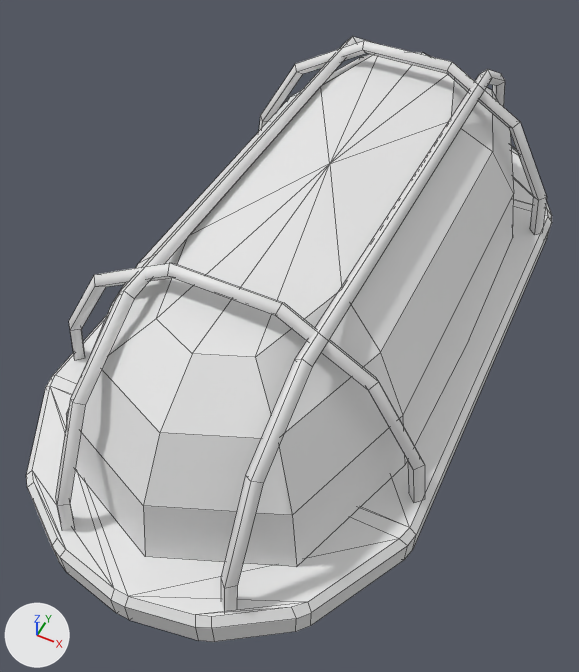
A saved change to the FBX model Assets/Models/Bunker_Light.fbx.
Camera for both pictures: a camera (50 mm lens) standing at (1.24, -2.91, 3.34) and looking at (0.0, -0.44, 0.25). Lighting does not change. The marker at lower left points along +X, +Y and +Z. Mesh edges are drawn as thin lines. Where no turn or scale is listed for an object, it has been applied to the vertices.

The first picture shows 'Base', 'Glass', 'Ring_Long1', 'Ring_Long2', 'Ring_Short1', 'Ring_Short2'.
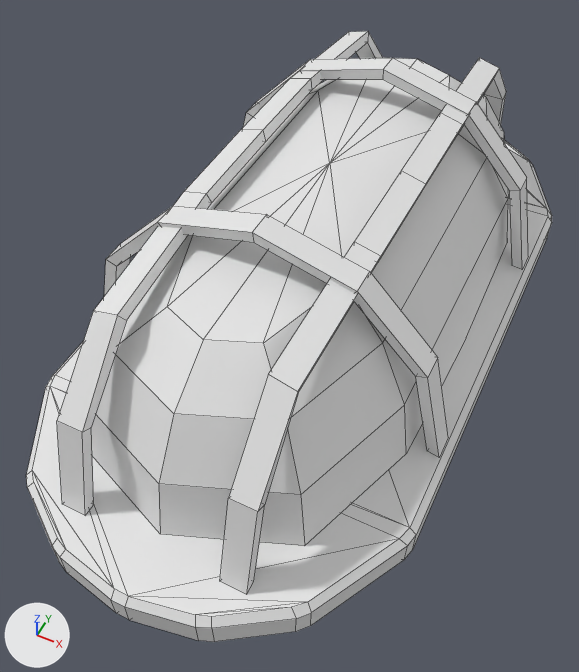
Pixel boxes [x1, y1, x2, y2] of what changed, in the pictures (579 x 672 px):
'Glass', mesh rescaled (7% narrower): before [66, 52, 514, 567]; after [91, 57, 508, 546]
'Ring_Long_2', added: after [220, 58, 506, 594]
'Ring_Long_1', added: after [57, 31, 382, 516]
'Ring_Short_1', added: after [104, 206, 448, 457]
'Ring_Long1', deleted: before [221, 69, 505, 612]
'Ring_Long2', deleted: before [55, 37, 374, 531]
'Ring_Short_2', added: after [243, 58, 528, 270]
'Ring_Short2', deleted: before [69, 263, 425, 502]
'Ring_Short1', deleted: before [259, 40, 547, 234]

Diff of the bpy script that builds the scene:
```diff
--- a/Assets/Models/Bunker_Light.fbx.py
+++ b/Assets/Models/Bunker_Light.fbx.py
@@ me_sphere @@
 me_sphere.from_pydata(...)  # 43 vertices, 40 faces; spans x -0.83..0.83, y -1.78..1.8, z 0.0..0.83
 # used by ob_glass; location = (0.0, 0.0, 0.2)
+# me_sphere part 1: the whole mesh is scaled about its middle by (0.98, 0.935, 1)
@@ me_circle_004 @@
+me_circle_004.from_pydata(...)  # 36 vertices, 34 faces; spans x -0.08..0.08, y -1.74..1.74, z 0.0..0.91
@@ me_circle_006 @@
+me_circle_006.from_pydata(...)  # 36 vertices, 34 faces; spans x -0.07..0.08, y -1.74..1.74, z 0.0..0.91
@@ me_circle_002 @@
+me_circle_002.from_pydata(...)  # 28 vertices, 26 faces; spans x -0.94..0.94, y -0.07..0.06, z 0.0..1.0
@@ me_circle_003 @@
+me_circle_003.from_pydata(...)  # 28 vertices, 26 faces; spans x -0.94..0.94, y -0.07..0.06, z 0.0..1.0
@@ ob_ring_short2 @@
-ob_ring_short2 = bpy.data.objects.new('Ring_Short2', me_béziercircle_005)
-ob_ring_short2.location = (0.0, -1.0, 0.2)
@@ ob_ring_long2 @@
-ob_ring_long2 = bpy.data.objects.new('Ring_Long2', me_béziercircle_007)
-ob_ring_long2.location = (-0.385, 0.0, 0.12)
@@ ob_ring_short1 @@
-ob_ring_short1 = bpy.data.objects.new('Ring_Short1', me_béziercircle_001)
-ob_ring_short1.location = (0.0, 1.0, 0.2)
@@ ob_ring_long1 @@
-ob_ring_long1 = bpy.data.objects.new('Ring_Long1', me_béziercircle_008)
-ob_ring_long1.location = (0.415, 0.0, 0.12)
@@ ob_ring_long_1 @@
+ob_ring_long_1 = bpy.data.objects.new('Ring_Long_1', me_circle_004)
+ob_ring_long_1.location = (-0.4, 0.0, 0.2)
@@ ob_ring_long_2 @@
+ob_ring_long_2 = bpy.data.objects.new('Ring_Long_2', me_circle_006)
+ob_ring_long_2.location = (0.4, 0.0, 0.2)
@@ ob_ring_short_1 @@
+ob_ring_short_1 = bpy.data.objects.new('Ring_Short_1', me_circle_002)
+ob_ring_short_1.location = (0.0, -0.7, 0.2)
@@ ob_ring_short_2 @@
+ob_ring_short_2 = bpy.data.objects.new('Ring_Short_2', me_circle_003)
+ob_ring_short_2.location = (0.0, 0.7, 0.2)
```
